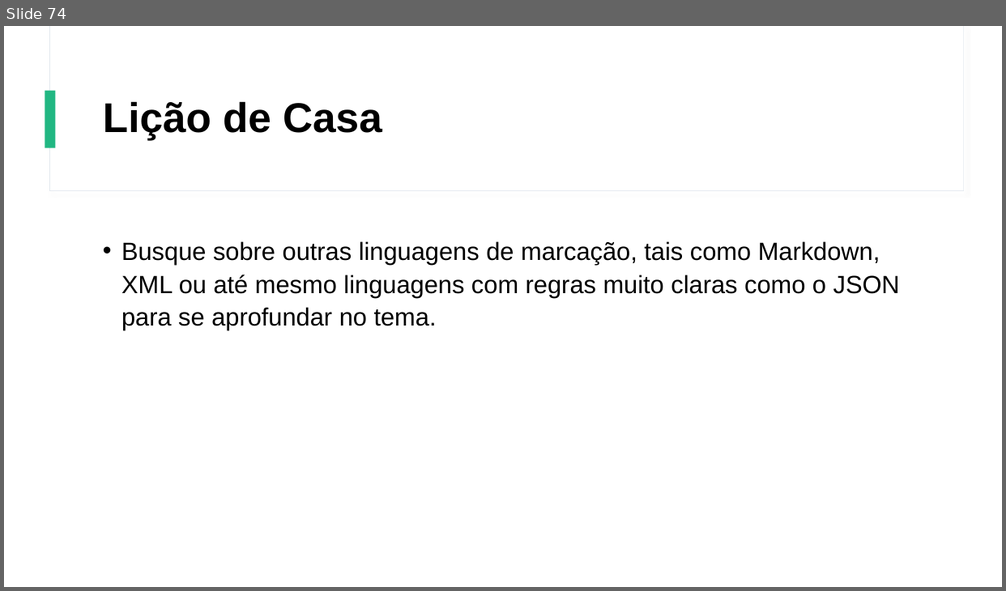
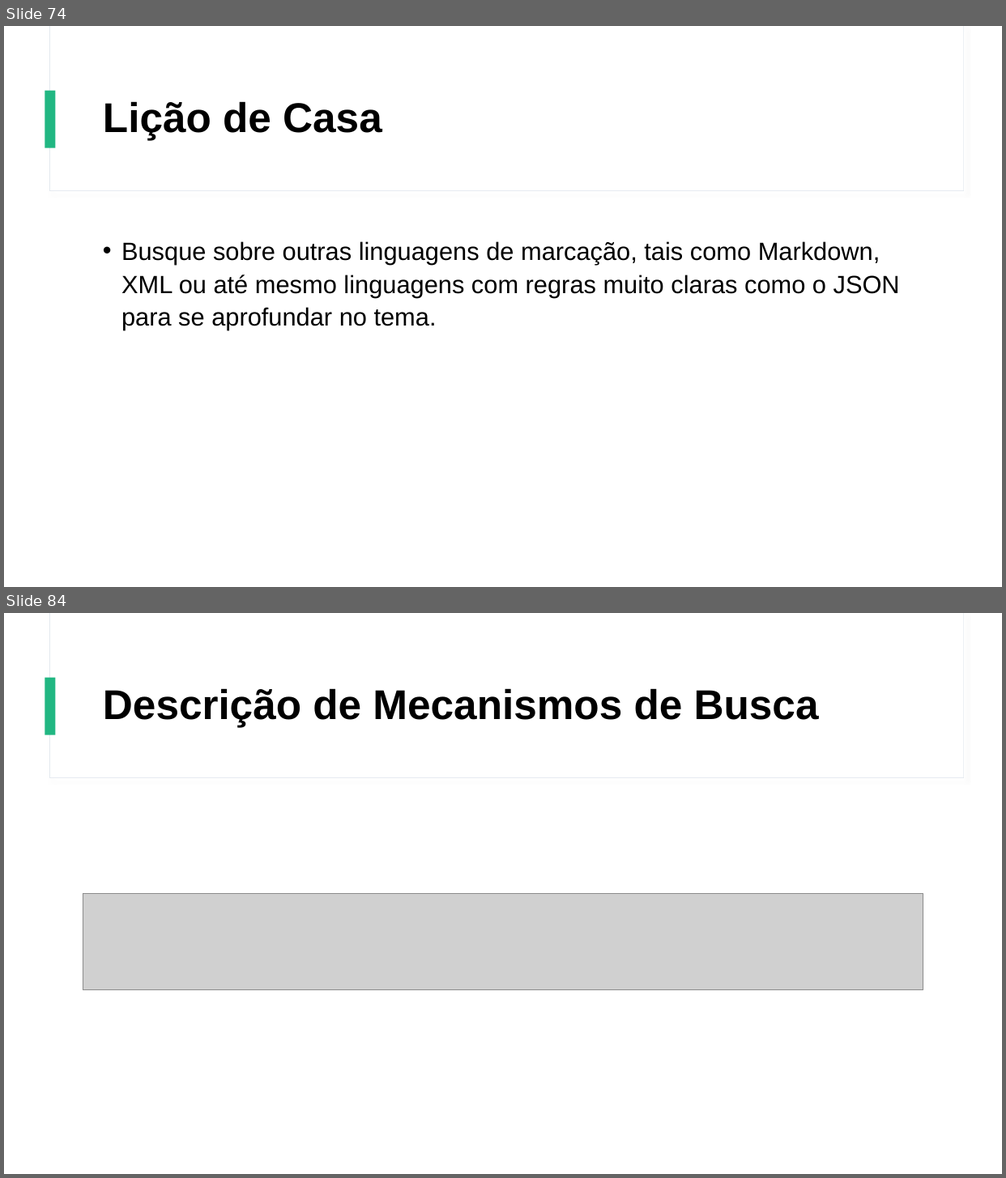
Before and after one commit to Gustavo6401/CursoHTMLCSS, a slide deck: Power Point/Curso de HTML e CSS.pptx. Shown one above the other, each under a label of ours: slide 74 before the commit, slides 74 and 84 after it; the slides between them are not shown. The pictures are 1006x591 and 1006x1178 pixels, drawn with LibreOffice and Linux fonts; fonts in the diff are those of the drawing; grey boxes stand for pictures. Boxes give left, top, right and bottom in pixels: in the first picture for what was removed or moved away, otherwise in the second. Text is boxed around its words. In the diff, an @@ line names an element or a change of style, - is before the commit and + after.

```diff
--- a/Power Point/Curso de HTML e CSS.pptx
+++ b/Power Point/Curso de HTML e CSS.pptx
@@ slide 84 added at box(4, 613, 1002, 1174), background #FFFFFF; not listed: 3 template elements that a slide beside it also shows @@
@@ title added at box(103, 688, 819, 727), 40 pt, text #000000, bold @@
+Descrição de Mecanismos de Busca
@@ picture added at box(83, 894, 923, 990) @@
```
Also in this commit, not shown: 21 other slides added, 3 other files.
